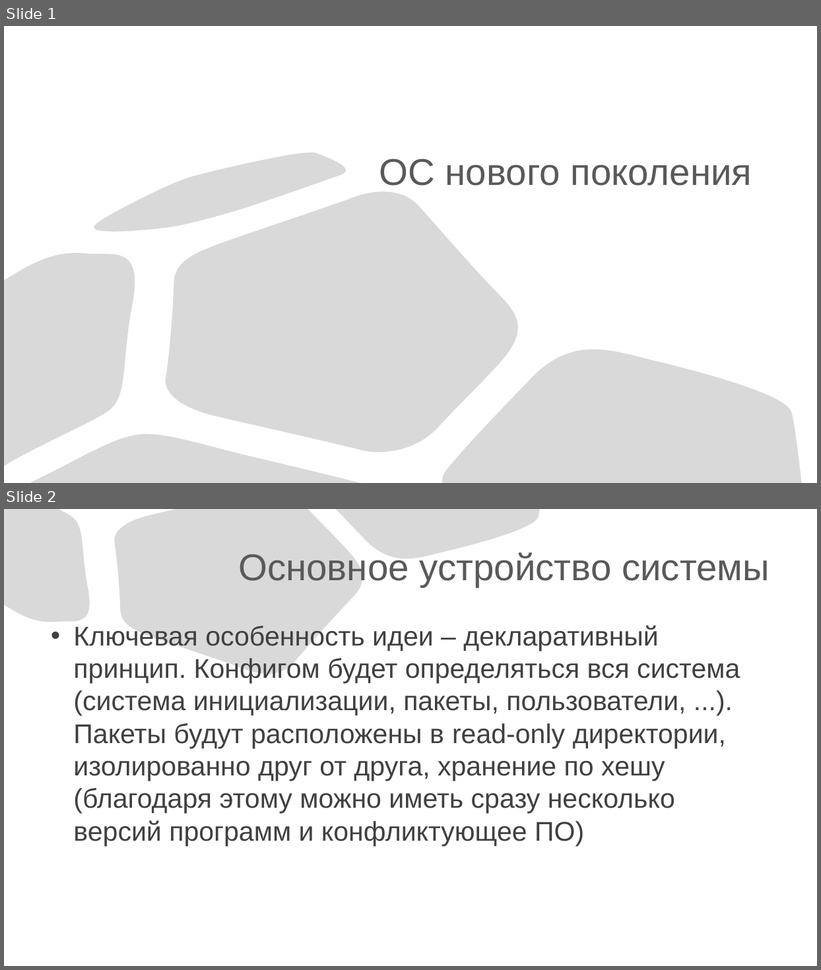
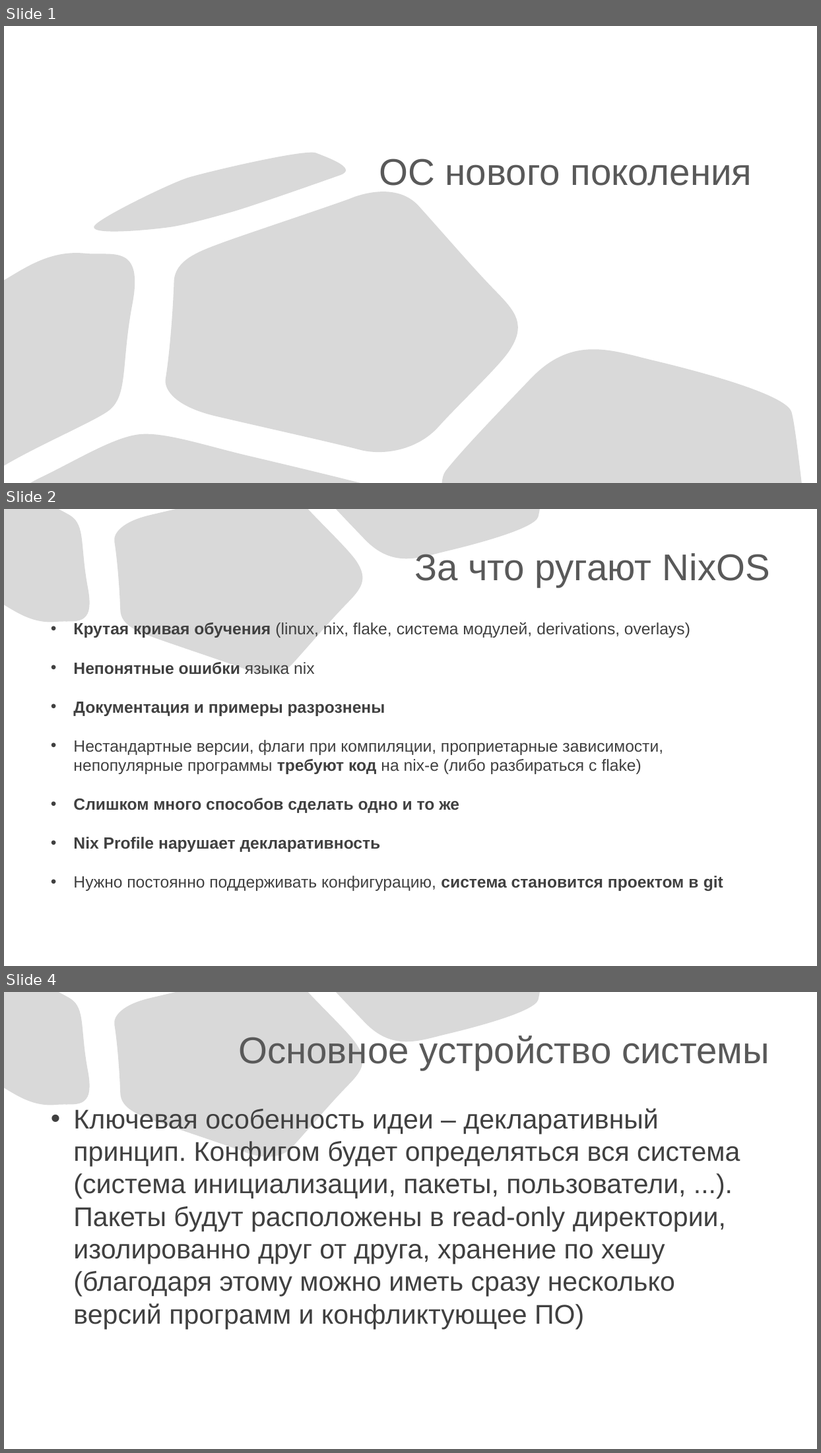
Before and after one commit to slawacats/clyx, a slide deck: NewOS.pptx. Shown one above the other, each under a label of ours: slides 1 and 2 before the commit, slides 1, 2 and 4 after it; the slides between them are not shown. The pictures are 821x970 and 821x1453 pixels, drawn with LibreOffice and Linux fonts; fonts in the diff are those of the drawing. Boxes give left, top, right and bottom in pixels: in the first picture for what was removed or moved away, otherwise in the second. Text is boxed around its words. In the diff, an @@ line names an element or a change of style, - is before the commit and + after.

```diff
--- a/NewOS.pptx
+++ b/NewOS.pptx
@@ slide 2 added at [4, 509, 817, 966], background #FFFFFF; not listed: 3 template elements that a slide beside it also shows @@
@@ title added at [415, 553, 770, 587], 44 pt, text #595959 @@
+За что ругают NixOS
@@ text added at [73, 622, 723, 891], 19.2 pt, text #404040 @@
+• Крутая кривая обучения (linux, nix, flake, система модулей, derivations, overlays)
+• Непонятные ошибки языка nix
+• Документация и примеры разрознены
+• Нестандартные версии, флаги при компиляции, проприетарные зависимости, непопулярные программы требуют код на nix-е (либо разбираться с flake)
+• Слишком много способов сделать одно и то же
+• Nix Profile нарушает декларативность
+• Нужно постоянно поддерживать конфигурацию, система становится проектом в git
@@ what was slide 2 is now slide 4 @@
```
Also in this commit, not shown: 1 other slide added.
